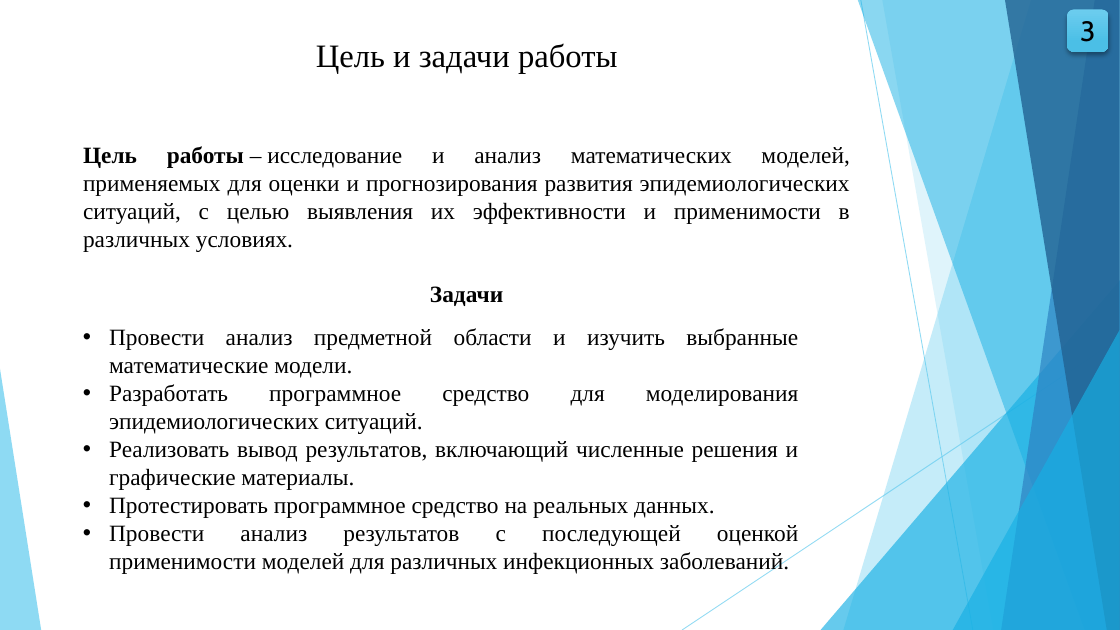
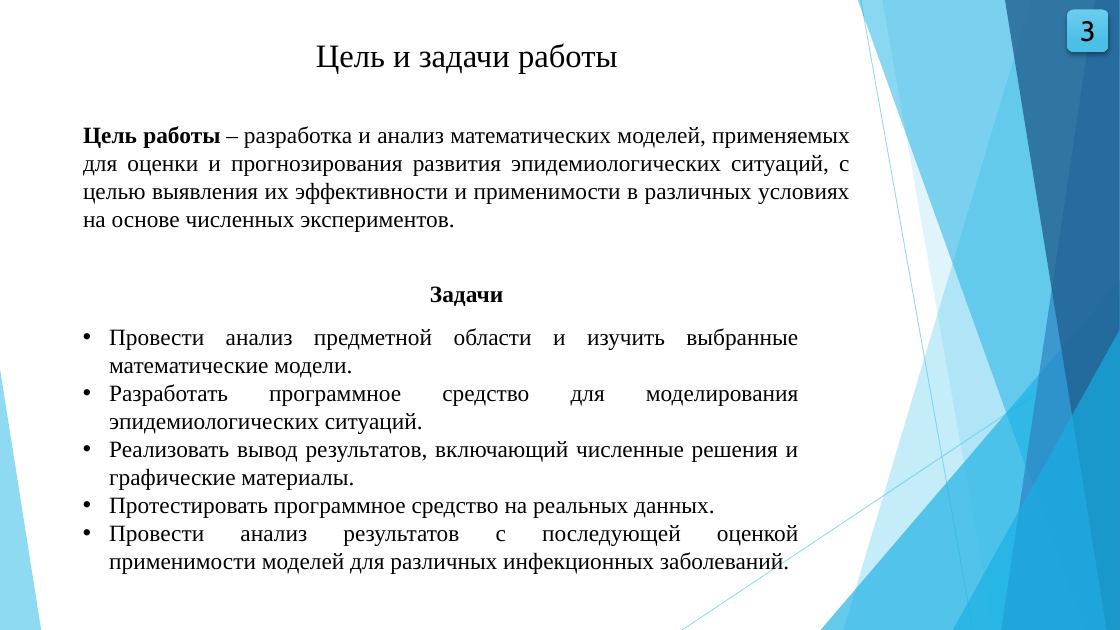
Before and after one commit to wolfufu/EpidemicModelsApp, a slide deck: slide 3 of VKR_Volkova_VMO41.pptx. Drawn at 1120x630 pixels with LibreOffice and Linux fonts; fonts in the diff are those of the drawing. Boxes give left, top, right and bottom in pixels: in the first picture for what was removed or moved away, otherwise in the second. Text is boxed around its words. In the diff, an @@ line names an element or a change of style, - is before the commit and + after.

```diff
--- a/VKR_Volkova_VMO41.pptx
+++ b/VKR_Volkova_VMO41.pptx
@@ text at (83, 126, 850, 232): text changed @@
-Цель работы – исследование и анализ математических моделей, применяемых для оценки и прогнозирования развития эпидемиологических ситуаций, с целью выявления их эффективности и применимости в различных условиях.
+Цель работы – разработка и анализ математических моделей, применяемых для оценки и прогнозирования развития эпидемиологических ситуаций, с целью выявления их эффективности и применимости в различных условиях на основе численных экспериментов.
```
Also in this commit, not shown: 4 other slides changed, 4 other files.
